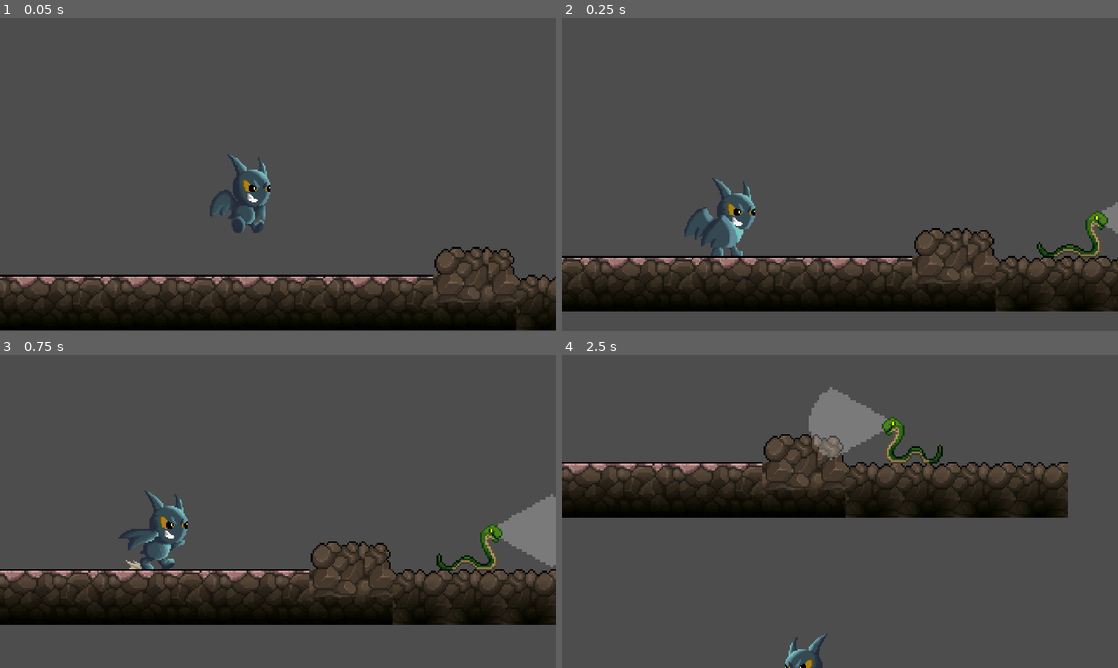
Above: before the commit, frames 1-4 (two rows, left to right).
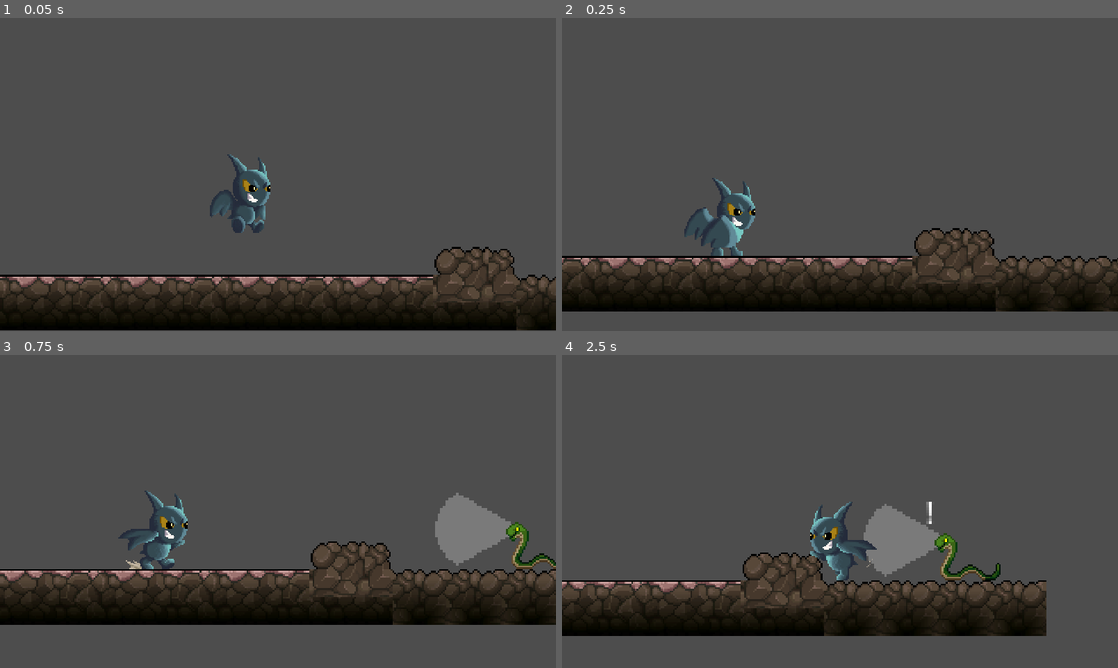
Above: after the commit, the same moments.

Repository: jordanlevy96/Bad-Bat
Game: Godot game, scene res://scenes/levels/test_level.tscn
Same seed, same stepped clock (60 frames per second), same inputs: the game is played once before the commit and once after it. This scene is started directly instead of the project's main scene.
Inputs:
- Up to frame 1 (0.05 s): no input
- Up to frame 2 (0.25 s): no input
- Up to frame 3 (0.75 s): tap Enter (start) at 0.5 s; hold D (right) from 0.53 s (still down); tap S (crouch) at 0.6 s
- Up to frame 4 (2.5 s): tap Space (jump) at 0.77, 1.52 s; tap Enter (start) at 1.35 s; release D (right) at 2.03 s; hold A (left) from 2.03 s (still down); tap S (crouch) at 2.1 s

Frame 1 is identical in both runs. In frame 2, 0.7% of the frame differs, in the area x 85-100%, y 58-77%; in frame 3, 3.7%; in frame 4, 36%, in the area x 0-91%, y 10-100%.

Commit message:
more complex behavior for snake

Diff:
--- a/scenes/levels/test_level.tscn
+++ b/scenes/levels/test_level.tscn
@@ -15,4 +15,4 @@
 position = Vector2(65, -26)
 
 [node name="Snake" parent="." instance=ExtResource("3_1wjqp")]
-position = Vector2(266, 1)
+position = Vector2(296, 0)
--- a/scenes/levels/tutorial.tscn
+++ b/scenes/levels/tutorial.tscn
@@ -100,16 +100,16 @@
 z_index = 15
 position = Vector2(1218, 563)
 
-[node name="snake021" parent="enemies" instance=ExtResource("11_x60tx")]
-position = Vector2(-1, -5)
+[node name="snake" parent="enemies" instance=ExtResource("11_x60tx")]
+position = Vector2(-6, 13)
 scale = Vector2(1.5, 1.5)
 
-[node name="snake022" parent="enemies" instance=ExtResource("11_x60tx")]
-position = Vector2(1013, 27)
+[node name="snake2" parent="enemies" instance=ExtResource("11_x60tx")]
+position = Vector2(1012, 45)
 scale = Vector2(1.5, 1.5)
 
-[node name="snake023" parent="enemies" instance=ExtResource("11_x60tx")]
-position = Vector2(1565, 27)
+[node name="snake3" parent="enemies" instance=ExtResource("11_x60tx")]
+position = Vector2(1563, 45)
 scale = Vector2(1.5, 1.5)
 
 [node name="labels" type="Node2D" parent="."]
--- a/scenes/snake.tscn
+++ b/scenes/snake.tscn
@@ -97,8 +97,8 @@
 [sub_resource type="RectangleShape2D" id="RectangleShape2D_1atgg"]
 size = Vector2(11, 25)
 
-[sub_resource type="ConvexPolygonShape2D" id="ConvexPolygonShape2D_8ik2e"]
-points = PackedVector2Array(0, 0, -36, -22, -50, 0, -36, 22)
+[sub_resource type="RectangleShape2D" id="RectangleShape2D_slc6w"]
+size = Vector2(16, 25)
 
 [node name="Snake" type="Node2D"]
 script = ExtResource("1_utow3")
@@ -118,13 +118,14 @@
 
 [node name="killzone" parent="." instance=ExtResource("2_chogt")]
 position = Vector2(-13.5, -17)
+collision_layer = 4
 
 [node name="CollisionShape2D" type="CollisionShape2D" parent="killzone"]
 position = Vector2(0, 3.5)
 shape = SubResource("RectangleShape2D_1atgg")
 
 [node name="RayCastRight" type="RayCast2D" parent="."]
-position = Vector2(3, -3)
+position = Vector2(0, -3)
 target_position = Vector2(16, 0)
 
 [node name="RayCastDown" type="RayCast2D" parent="."]
@@ -132,8 +133,8 @@
 target_position = Vector2(0, 5)
 
 [node name="RayCastLeft" type="RayCast2D" parent="."]
-position = Vector2(-2, -3)
-target_position = Vector2(-42, 0)
+position = Vector2(0, -3)
+target_position = Vector2(-35, 0)
 
 [node name="AttackSound" type="AudioStreamPlayer2D" parent="."]
 stream = ExtResource("5_p55yv")
@@ -141,9 +142,23 @@
 
 [node name="DetectionCone" type="Area2D" parent="."]
 position = Vector2(-14, -23)
+collision_layer = 4
+collision_mask = 2
 
-[node name="CollisionShape2D" type="CollisionShape2D" parent="DetectionCone"]
-shape = SubResource("ConvexPolygonShape2D_8ik2e")
+[node name="CollisionPolygon2D" type="CollisionPolygon2D" parent="DetectionCone"]
+polygon = PackedVector2Array(0, 0, -36, -22, -50, 0, -36, 22)
 
+[node name="AttackZone" type="Area2D" parent="."]
+position = Vector2(-27, -13.5)
+collision_layer = 4
+collision_mask = 2
+
+[node name="CollisionShape2D" type="CollisionShape2D" parent="AttackZone"]
+shape = SubResource("RectangleShape2D_slc6w")
+
+[connection signal="animation_looped" from="AnimatedSprite2D" to="." method="_on_animated_sprite_2d_animation_looped"]
 [connection signal="body_entered" from="killzone" to="." method="_on_killzone_body_entered"]
 [connection signal="body_exited" from="killzone" to="." method="_on_killzone_body_exited"]
+[connection signal="body_shape_entered" from="DetectionCone" to="." method="_on_detection_cone_body_shape_entered"]
+[connection signal="body_shape_exited" from="DetectionCone" to="." method="_on_detection_cone_body_shape_exited"]
+[connection signal="body_entered" from="AttackZone" to="." method="_on_attack_zone_body_entered"]
--- a/scripts/snake.gd
+++ b/scripts/snake.gd
@@ -3,17 +3,27 @@
 const SPEED = 90
 const ATTACK_SPEED = 120
 const SPRITE_OFFSET = 37
+const DOWN_RAY_OFFSET = 16
 const KILLZONE_OFFSET = 13.5
 const DETECTION_CONE_OFFSET = 16
+const DETECTION_LABEL_OFFSET = Vector2(-25, -50)
+const ATTACK_ZONE_OFFSET = 27
+const FRONT_RAY_TARGET = 35
+const BACK_RAY_TARGET = 16
+const SNAKE_LAZINESS_SCORE = 5 # time in s before snake gives up looking for player
 
 enum SNAKE_STATE {
 	PATROL,
-	CHASE
+	ATTACK,
+	EAT
 }
 
+var label: Label
 var state = SNAKE_STATE.PATROL
 var direction = -1
-var attack_player = false
+var time_since_player_seen = 0
+var sees_player = false
+var attacking = false
 
 @onready var ray_cast_right = $RayCastRight
 @onready var ray_cast_left = $RayCastLeft
@@ -24,20 +34,35 @@
 @onready var player = %Player
 @onready var killzone = $killzone
 @onready var detection_cone = $DetectionCone
+@onready var attack_zone = $AttackZone
 
 func _ready():
 	ray_cast_right.add_exception(player)
 	ray_cast_left.add_exception(player)
 
 func _process(delta):
+	if not animated_sprite.is_playing():
+		animated_sprite.play("walk")
+
+	if not sees_player:
+		time_since_player_seen += delta
+
 	if state == SNAKE_STATE.PATROL:
 		if ray_cast_right.is_colliding() or ray_cast_left.is_colliding() or not ray_cast_down.is_colliding():
 			flip_snake()
 
-	position.x += direction * SPEED * delta
+		position.x += direction * SPEED * delta
 
-	if attack_player:
-		position.x += direction * ATTACK_SPEED * delta
+	elif state == SNAKE_STATE.ATTACK:
+		#TODO: deeper look into attack strategy
+		#	- should the snake go up ramps to follow the player?
+		#	- what happens if the snake watches you hide?
+		if ray_cast_down.is_colliding() and not ray_cast_left.is_colliding() and not ray_cast_right.is_colliding():
+			position.x += direction * ATTACK_SPEED * delta
+
+		if time_since_player_seen >= SNAKE_LAZINESS_SCORE:
+			state = SNAKE_STATE.PATROL
+			label.queue_free()
 
 func flip_snake():
 	if direction == -1:
@@ -48,6 +73,11 @@
 		detection_sprite.position.x = SPRITE_OFFSET
 		detection_cone.position.x = DETECTION_CONE_OFFSET
 		killzone.position.x = KILLZONE_OFFSET
+		attack_zone.position.x = ATTACK_ZONE_OFFSET
+
+		ray_cast_down.position.x = DOWN_RAY_OFFSET
+		ray_cast_left.target_position.x = -BACK_RAY_TARGET
+		ray_cast_right.target_position.x = FRONT_RAY_TARGET
 
 	elif direction == 1:
 		direction = -1
@@ -57,11 +87,36 @@
 		detection_sprite.position.x = -SPRITE_OFFSET
 		detection_cone.position.x = -DETECTION_CONE_OFFSET
 		killzone.position.x = -KILLZONE_OFFSET
+		attack_zone.position.x = -ATTACK_ZONE_OFFSET
+
+		ray_cast_down.position.x = -DOWN_RAY_OFFSET
+		ray_cast_left.target_position.x = -FRONT_RAY_TARGET
+		ray_cast_right.target_position.x = BACK_RAY_TARGET
 
 	detection_cone.scale = -detection_cone.scale
 
-func _on_killzone_body_entered(body):
-	player = body
-	attack_player = true
+func _on_detection_cone_body_shape_entered(body_rid, body, body_shape_index, local_shape_index):
+	sees_player = true
+	time_since_player_seen = 0
+
+	if state == SNAKE_STATE.PATROL:
+		label = Label.new()
+		label.text = "!"
+		label.set_anchors_preset(Control.PRESET_CENTER_TOP, true)
+		add_child(label)
+		label.position += DETECTION_LABEL_OFFSET
+		state = SNAKE_STATE.ATTACK
+
+func _on_detection_cone_body_shape_exited(body_rid, body, body_shape_index, local_shape_index):
+	sees_player = false
+
+func _on_attack_zone_body_entered(body):
+	attack_sound.play()
 	animated_sprite.play("attack")
-	attack_sound.play()
+	attacking = true
+
+
+func _on_animated_sprite_2d_animation_looped():
+	if attacking:
+		attacking = false
+		animated_sprite.stop()
